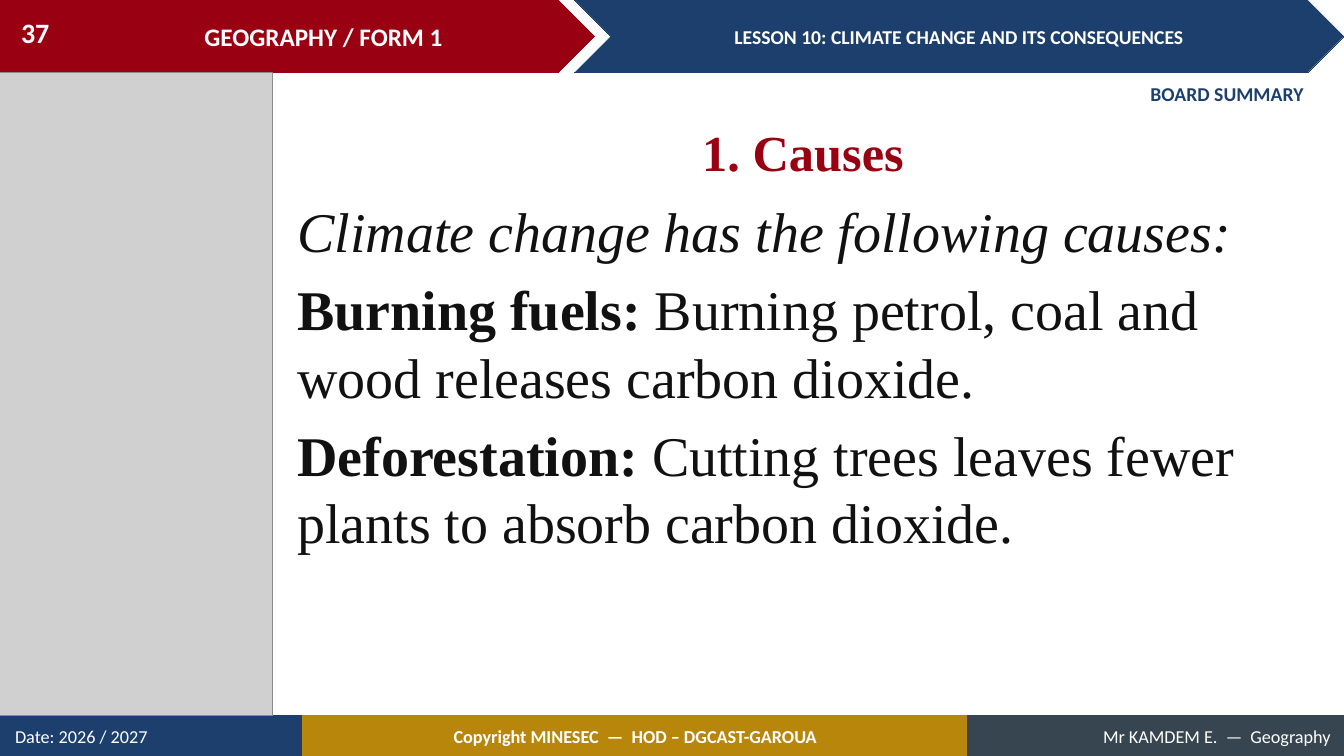
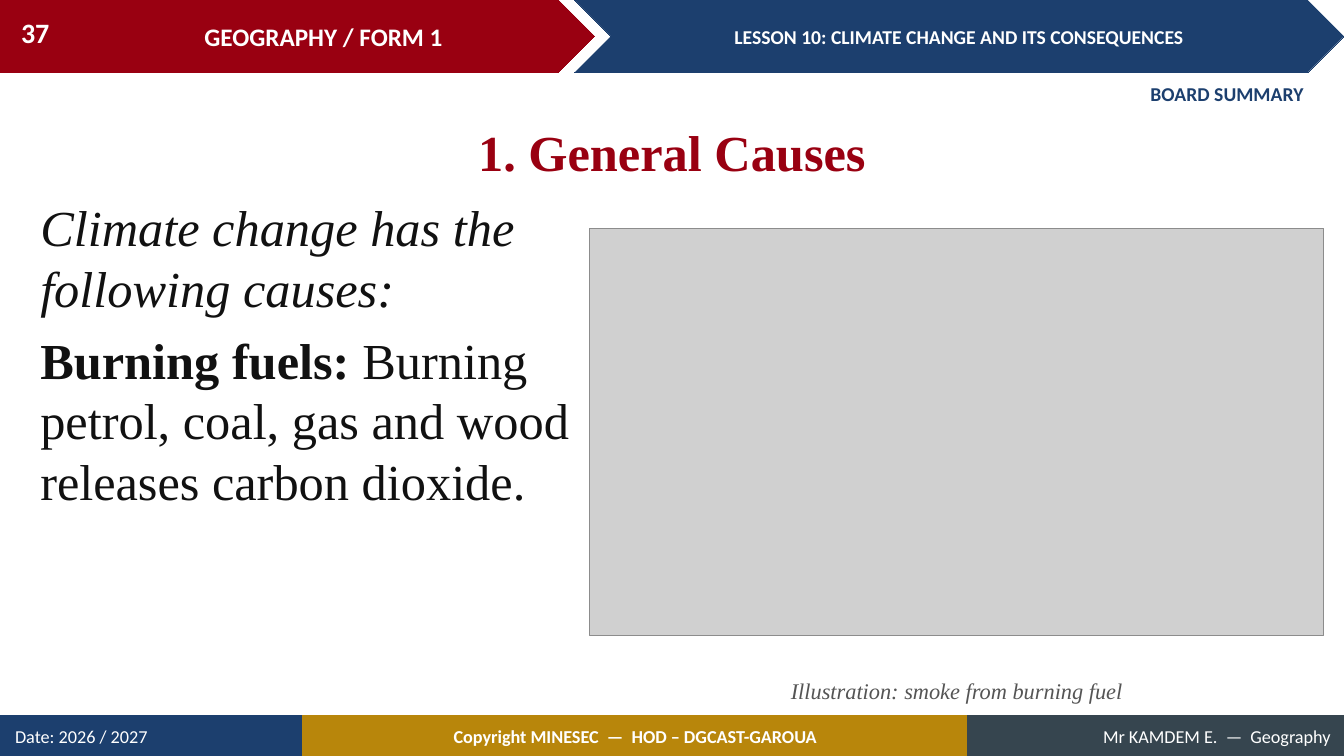
Before and after one commit to Berthautk/linea-github, a slide deck: slide 37 of lecons/F1/18_F1_M3_L10_Climate_Change_and_its_Consequences.pptx. Drawn at 1344x756 pixels with LibreOffice and Linux fonts; fonts in the diff are those of the drawing; grey boxes stand for pictures. Boxes give left, top, right and bottom in pixels: in the first picture for what was removed or moved away, otherwise in the second. Text is boxed around its words. In the diff, an @@ line names an element or a change of style, - is before the commit and + after.

```diff
--- a/lecons/F1/18_F1_M3_L10_Climate_Change_and_its_Consequences.pptx
+++ b/lecons/F1/18_F1_M3_L10_Climate_Change_and_its_Consequences.pptx
@@ picture removed at (x1=0, y1=73, x2=272, y2=716) @@
@@ text at (x1=478, y1=136, x2=865, y2=172): text changed @@
-1. Causes
+1. General Causes
@@ text "Climate change has the following ..." moved from (x1=297, y1=212, x2=1234, y2=554) to (x1=40, y1=211, x2=569, y2=501) @@
@@ text at (x1=40, y1=211, x2=514, y2=318): size 40 to 36 pt in "Climate change has the following causes:" @@
@@ picture added at (x1=590, y1=228, x2=1324, y2=635) @@
@@ text at (x1=40, y1=343, x2=569, y2=501): text changed; size 40 to 36 pt @@
-Burning fuels: Burning petrol, coal and wood releases carbon dioxide.
-Deforestation: Cutting trees leaves fewer plants to absorb carbon dioxide.
+Burning fuels: Burning petrol, coal, gas and wood releases carbon dioxide.
@@ text added at (x1=791, y1=683, x2=1122, y2=704), 16 pt, text #555555, italic @@
+Illustration: smoke from burning fuel
```
Also in this commit, not shown: 23 other slides changed, 16 slides added, 4 slides removed, 31 other files.
